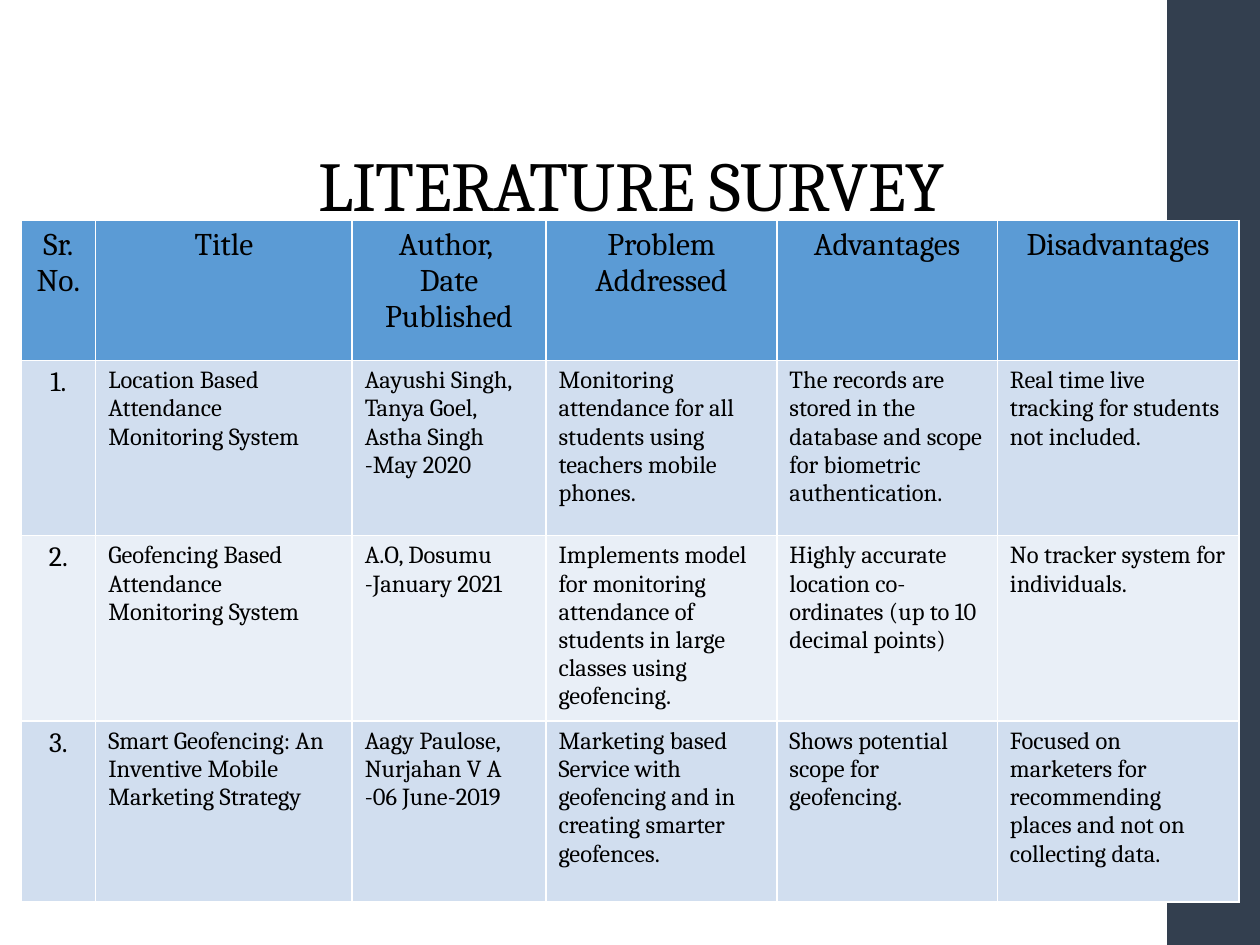
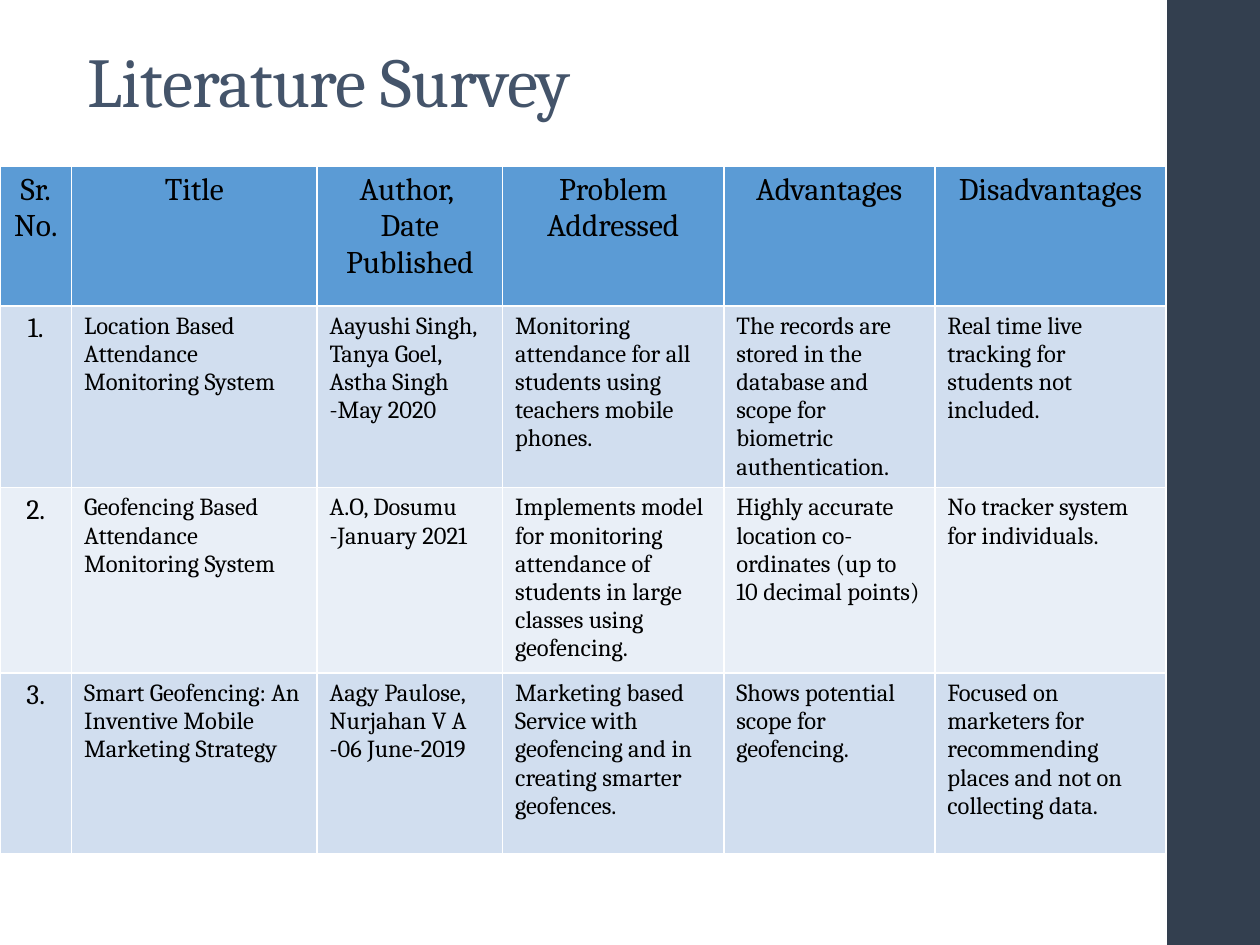
Before and after one commit to nishant-patil-280/Major-Project, a slide deck: slide 6 of docs/major project main ppt.pptx (slide 4 before the commit). Drawn at 1260x945 pixels with LibreOffice and Linux fonts; fonts in the diff are those of the drawing. Boxes give left, top, right and bottom in pixels: in the first picture for what was removed or moved away, otherwise in the second. Text is boxed around its words. In the diff, an @@ line names an element or a change of style, - is before the commit and + after.

```diff
--- a/docs/major project main ppt.pptx
+++ b/docs/major project main ppt.pptx
@@ title at box(87, 59, 571, 122): text changed; text colour #000000 to #44546A @@
-LITERATURE SURVEY
+Literature Survey
@@ table: place and size @@
-table at box(21, 220, 1240, 920)
+table at box(0, 166, 1168, 902)
```
Also in this commit, not shown: 3 other slides changed, 6 slides added, 1 slide removed.
